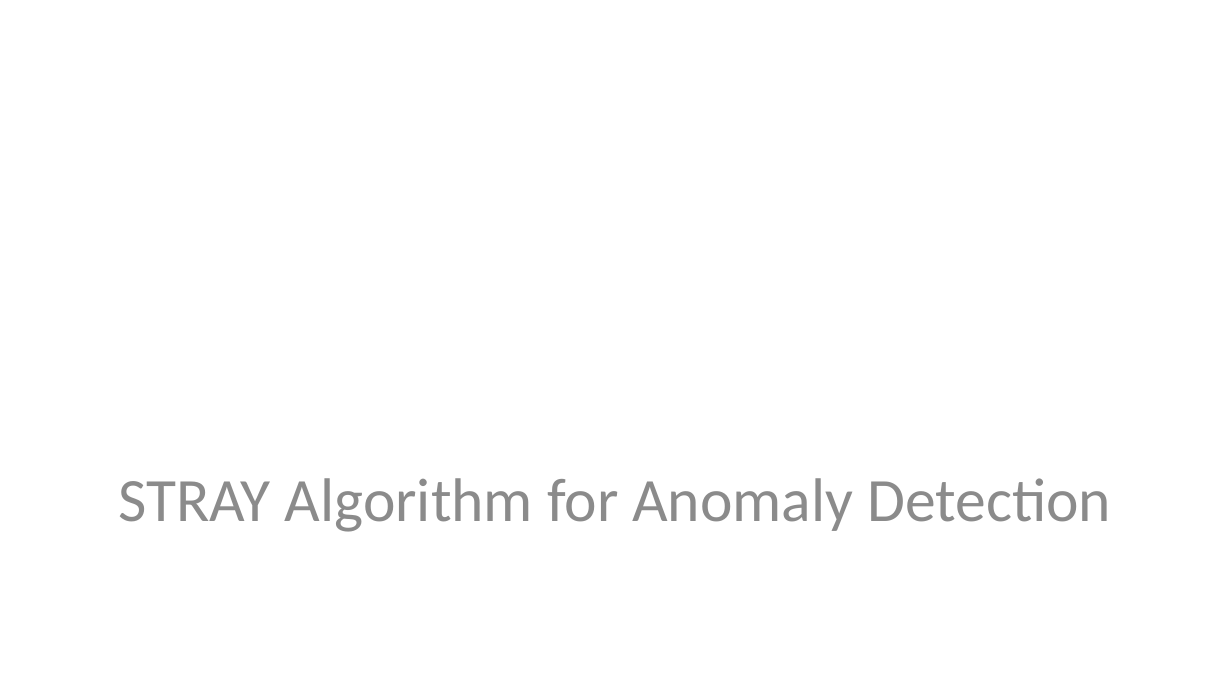
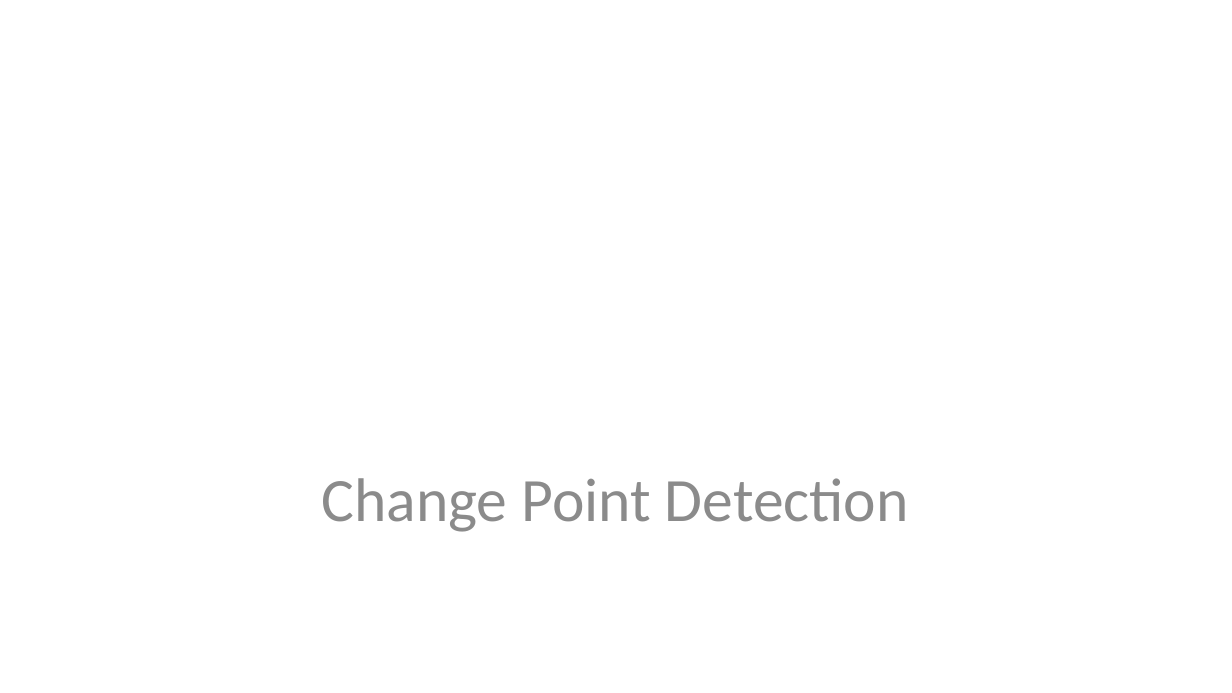
Before and after one commit to StephenElston/CSCI-E-83, a slide deck: slide 32 of LectureSlides/14_ComplexTimeSeries.pptx (slide 31 before the commit). Drawn at 1232x693 pixels with LibreOffice and Linux fonts; fonts in the diff are those of the drawing. Boxes give left, top, right and bottom in pixels: in the first picture for what was removed or moved away, otherwise in the second. Text is boxed around its words. In the diff, an @@ line names an element or a change of style, - is before the commit and + after.

Commit message:
Added slides on change point detection, reorganized slides, edited slides

```diff
--- a/LectureSlides/14_ComplexTimeSeries.pptx
+++ b/LectureSlides/14_ComplexTimeSeries.pptx
@@ text at <box>321,478,909,532</box>: text changed @@
-STRAY Algorithm for Anomaly Detection
+Change Point Detection
```
Also in this commit, not shown: 7 other slides changed, 10 slides added, 1 slide removed.
